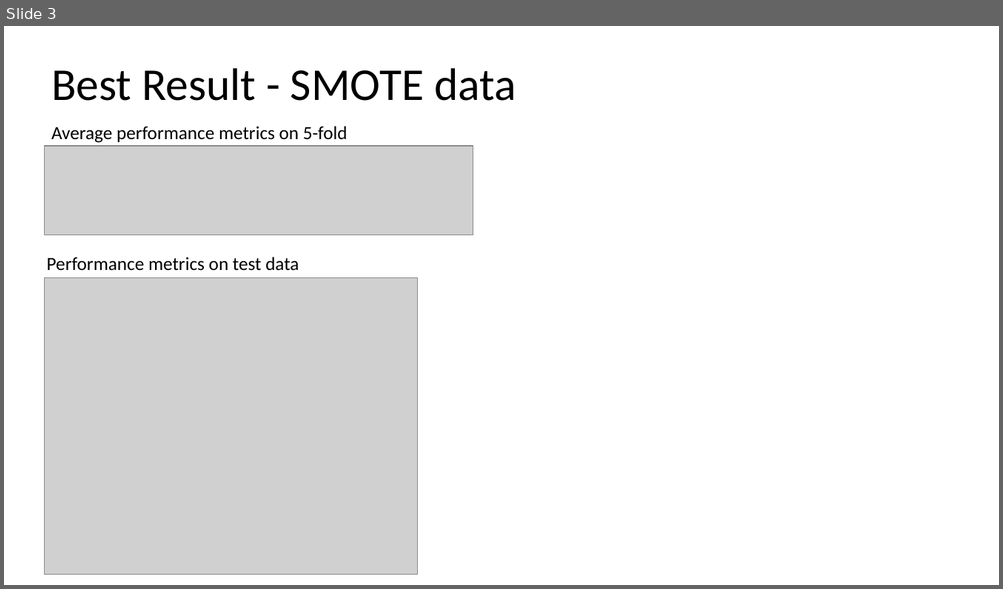
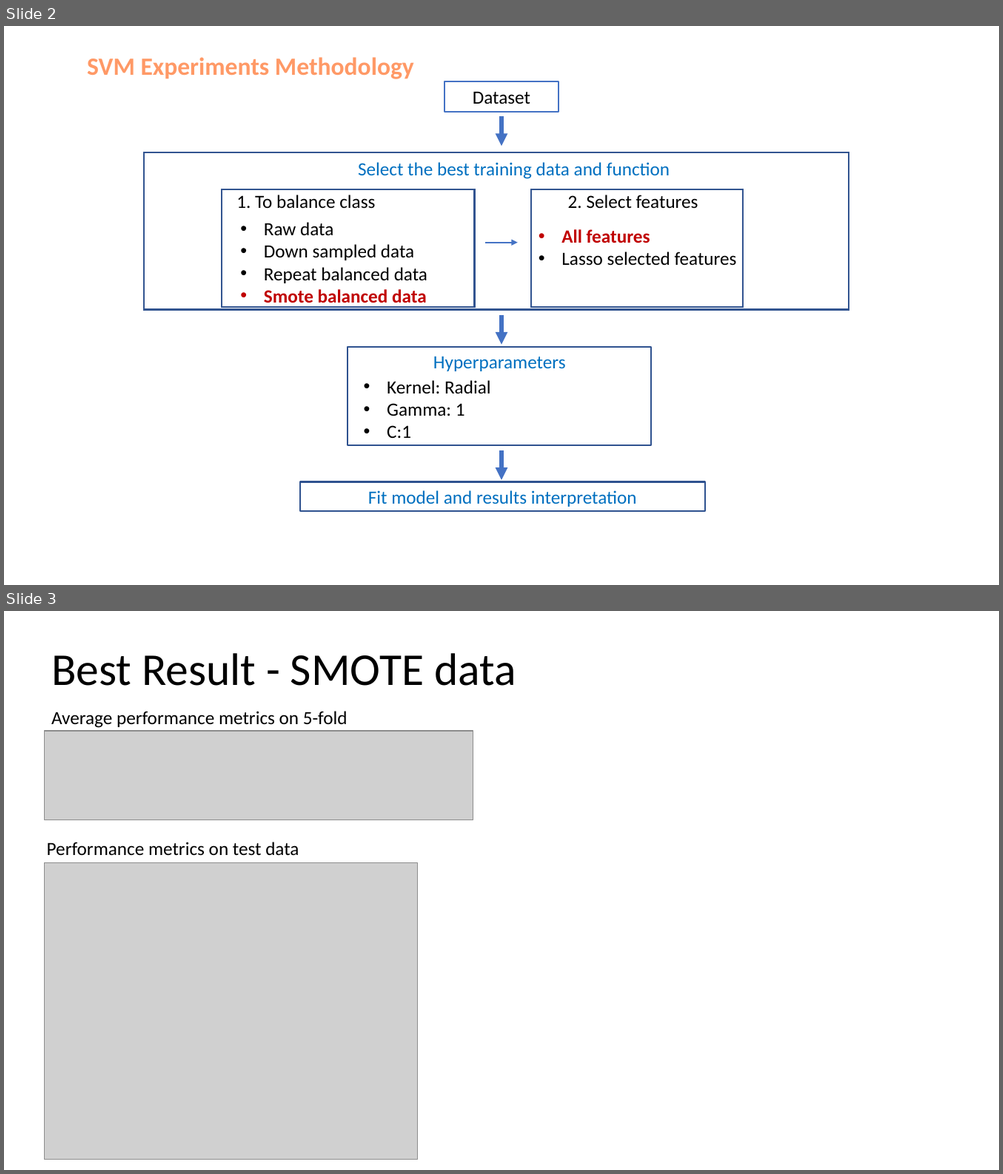
Before and after one commit to LeonardSk/STAT5003-Assignment-Stage-2---GROUP-10, a slide deck: SVM/SVM result.pptx. Shown one above the other, each under a label of ours: slide 3 before the commit, slides 2 and 3 after it. The pictures are 1003x589 and 1003x1174 pixels, drawn with LibreOffice and Linux fonts; fonts in the diff are those of the drawing; grey boxes stand for pictures. Boxes give left, top, right and bottom in pixels: in the first picture for what was removed or moved away, otherwise in the second. Text is boxed around its words. In the diff, an @@ line names an element or a change of style, - is before the commit and + after.

Commit message:
update slide

```diff
--- a/SVM/SVM result.pptx
+++ b/SVM/SVM result.pptx
@@ slide 2 added at [4, 26, 999, 585], background #FFFFFF @@
@@ text added at [87, 57, 414, 79], 24 pt, text #FF9966, bold @@
+SVM Experiments Methodology
@@ rectangle added at [444, 82, 558, 112], outline #4472C4 1.5 pt, 18 pt, text #000000 @@
+Dataset
@@ arrow added from (502, 117) to (502, 146), #4472C4 4 pt @@
@@ group added at [145, 152, 849, 309]: 5 texts, 3 rectangles, 1 arrow @@
+1. To balance class
+• Raw data
+• Down sampled data
+• Repeat balanced data
+• Smote balanced data
+2. Select features
+• All features
+• Lasso selected features
+Select the best training data and function
@@ arrow added from (502, 315) to (502, 345), #4472C4 4 pt @@
@@ rectangle added at [348, 348, 652, 446], outline #2F528F 1.5 pt @@
@@ text added at [433, 356, 566, 372], 18 pt, text #0070C0 @@
+Hyperparameters
@@ text added at [387, 380, 491, 438], 18 pt, text #000000 @@
+• Kernel: Radial
+• Gamma: 1
+• C:1
@@ arrow added from (502, 452) to (502, 480), #4472C4 4 pt @@
@@ rectangle added at [300, 483, 705, 511], outline #2F528F 1.5 pt @@
@@ text added at [368, 491, 637, 507], 18 pt, text #0070C0 @@
+Fit model and results interpretation
```
